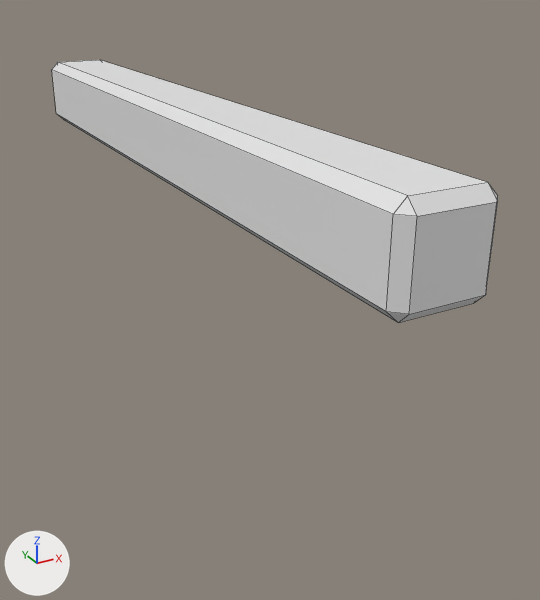
Two versions of the Blender file src/game/models/bridge/bridge-railing-segment.blend, one commit apart.
Both versions are drawn from a 50 mm lens placed at (-0.373, -0.894, 0.196), pointed at (0.07, -0.089, -0.207). Arrows for +X, +Y and +Z are at lower left; the lights stay in place. The older version comes first. Mesh edges are drawn as thin lines.

Objects in the first picture: 'BridgeRailingSegment'.
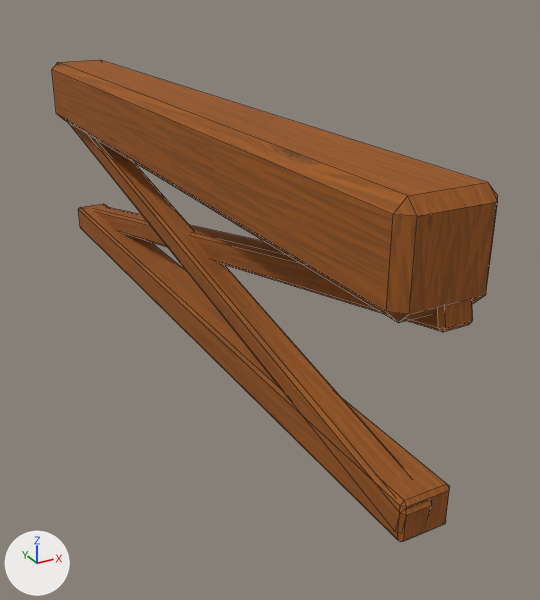
Scene script edits in JSON lines:
```json
{"op": "add", "block": "img_timber_grain", "code": ["img_timber_grain = load_image('timber-grain', '../../textures/wood/timber-grain.png', 1024, 1024, 'sRGB')"]}
{"op": "add", "block": "mat_bridge_shared_oak_timber", "code": ["mat_bridge_shared_oak_timber = principled_material('Bridge shared oak timber')", "mat_bridge_shared_oak_timber.texture = img_timber_grain", "mat_bridge_shared_oak_timber.roughness = 0.9", "mat_bridge_shared_oak_timber.specular_ior_level = 0.2"]}
{"block": "me_cube", "where": "# used by ob_bridgerailingsegment; location = (0.0, 0.0, 0.0)"}
{"op": "remove", "block": "me_cube", "code": "me_cube.from_pydata(...)  # 24 vertices, 26 faces; spans x -0.05..0.05, y -0.5..0.5, z -0.05..0.05"}
{"op": "add", "block": "me_cube", "code": "me_cube.from_pydata(...)  # 96 vertices, 104 faces; spans x -0.05..0.05, y -0.502..0.502, z -0.262..0.05"}
{"block": "me_cube", "change": "me_cube part 1: a new loose piece of 24 vertices spanning x -0.027..0.027, y -0.5..0.5, z -0.262..-0.218, in mat_bridge_shared_oak_timber (picture img_timber_grain)"}
{"block": "me_cube", "change": "me_cube part 2: a new loose piece of 24 vertices spanning x -0.029..0.007, y -0.502..0.502, z -0.255..-0.03, in mat_bridge_shared_oak_timber (picture img_timber_grain)"}
{"block": "me_cube", "change": "me_cube part 3: a new loose piece of 24 vertices spanning x -0.007..0.029, y -0.502..0.502, z -0.255..-0.03, in mat_bridge_shared_oak_timber (picture img_timber_grain)"}
{"block": "me_cube", "change": "me_cube part 4: 26 faces spanning x -0.05..0.05, y -0.5..0.5, z -0.05..0.05 switch from mat_bridge_railing_placeholder (white #e7e7e7) to mat_bridge_shared_oak_timber (picture img_timber_grain)"}
```

Changed parts and their boxes [x1, y1, x2, y2] in the pictures (540 x 600 px):
```json
{"object": "BridgeRailingSegment", "change": "reshaped", "before": [52, 60, 498, 323], "after": [52, 60, 498, 542], "on screen": "83% taller"}
{"part": 1, "of": "me_cube", "change": "added", "after": [78, 204, 450, 542]}
{"part": 2, "of": "me_cube", "change": "added", "after": [69, 123, 432, 532]}
{"part": 3, "of": "me_cube", "change": "added", "after": [95, 207, 473, 332]}
{"part": 4, "of": "me_cube", "change": "recoloured", "before": [52, 60, 498, 323], "after": [52, 60, 498, 323], "on screen": "white to brown"}
```
